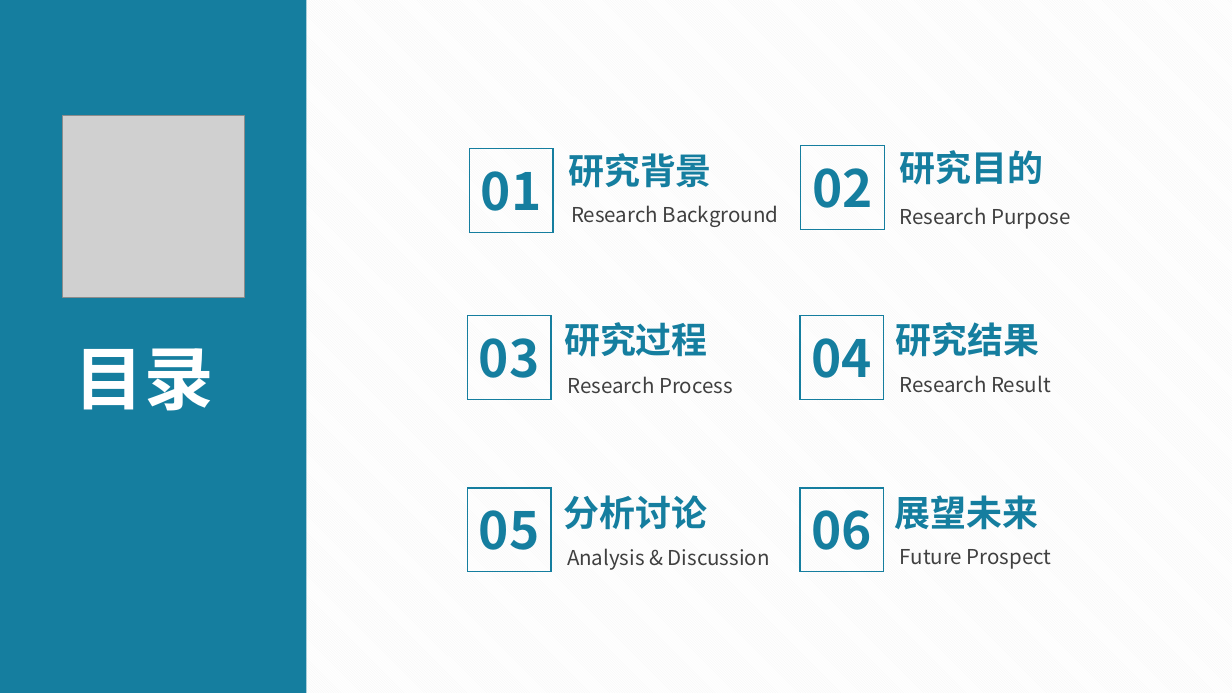
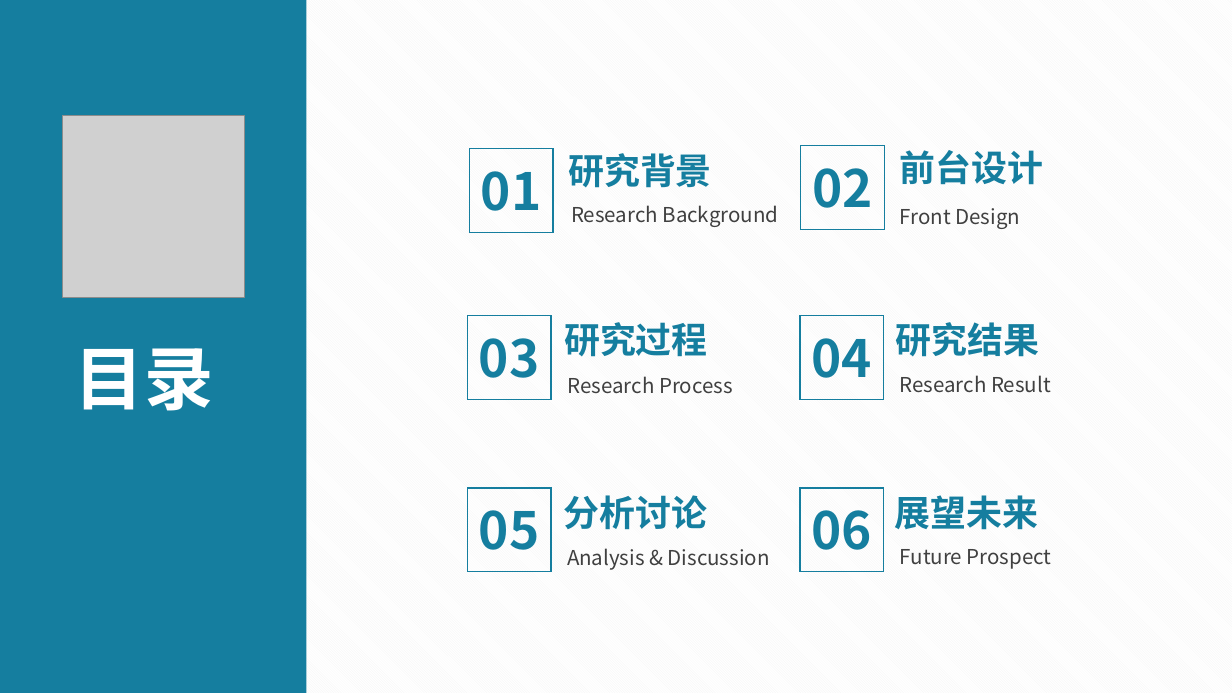
Before and after one commit to yuandi999/Greated, a slide deck: slide 2 of 袁迪答辩PPT.pptx. Drawn at 1232x693 pixels with LibreOffice and Linux fonts; fonts in the diff are those of the drawing; grey boxes stand for pictures. Boxes give left, top, right and bottom in pixels: in the first picture for what was removed or moved away, otherwise in the second. Text is boxed around its words. In the diff, an @@ line names an element or a change of style, - is before the commit and + after.

```diff
--- a/袁迪答辩PPT.pptx
+++ b/袁迪答辩PPT.pptx
@@ text at [900,150,1044,185]: text changed @@
-研究目的
+前台设计
@@ text at [900,208,1020,229]: text changed @@
-Research Purpose
+Front Design
```
Also in this commit, not shown: 5 other slides changed, 6 slides added, 2 slides removed, 16 other files.
